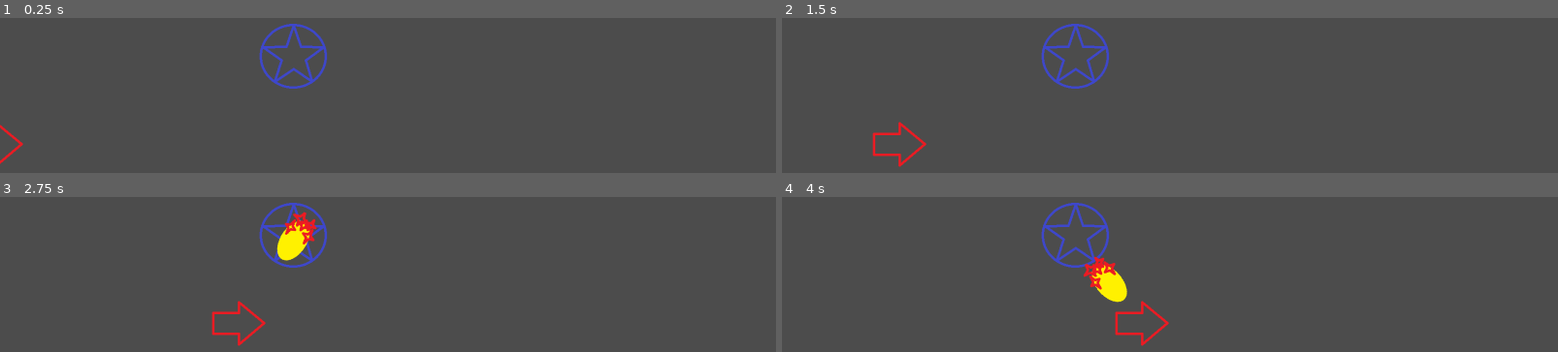
Above: before the commit, frames 1-4 (two rows, left to right).
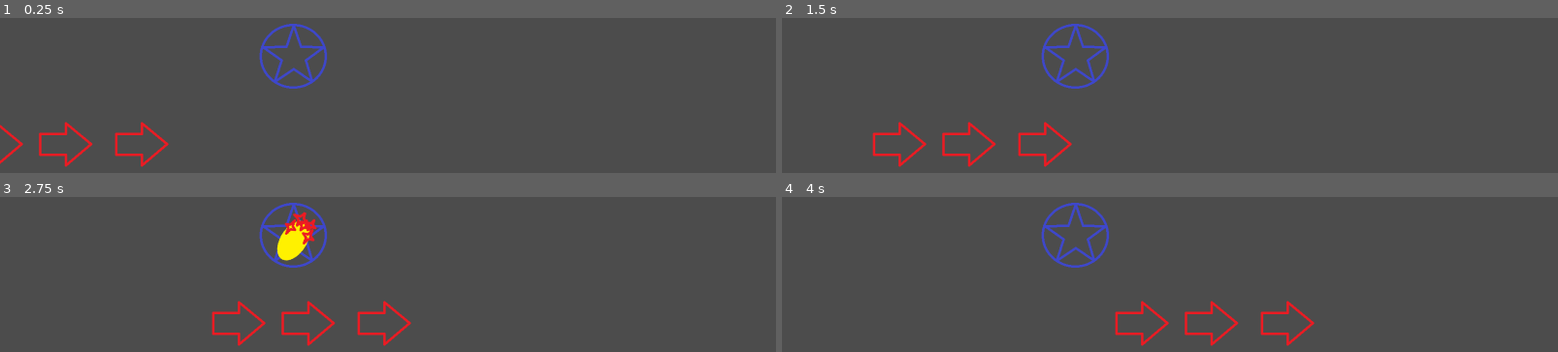
Above: after the commit, the same moments.

Repository: Bronsky91/WS2-Godot
Game: Godot game, scene res://scenes/Game.tscn
Two runs of this game, one before a commit and one after it. Both use one fixed random seed, a clock stepped at 60 frames per second and the inputs below.
Inputs:
- Up to frame 1 (0.25 s): no input
- Up to frame 2 (1.5 s): no input
- Up to frame 3 (2.75 s): no input
- Up to frame 4 (4 s): no input

The runs differ from the first frame. In frame 1, 0.8% of the frame differs, in the area x 5-22%, y 66-97%; in frame 2, 0.8%; in frame 3, 0.8%; in frame 4, 1.8%, in the area x 38-69%, y 38-97%.

Commit message:
Uses groups instead of an explicit name for multiple enemies

Diff:
--- a/scenes/Enemy.tscn
+++ b/scenes/Enemy.tscn
@@ -9,7 +9,7 @@
 radius = 42.9307
 height = 31.1203
 
-[node name="Enemy" type="Area2D"]
+[node name="Enemy" type="Area2D" index="0"]
 
 position = Vector2( 487.535, 255.956 )
 input_pickable = true
--- a/scenes/Game.tscn
+++ b/scenes/Game.tscn
@@ -4,7 +4,7 @@
 [ext_resource path="res://scenes/Enemy.tscn" type="PackedScene" id=2]
 [ext_resource path="res://scenes/Rune.tscn" type="PackedScene" id=3]
 
-[node name="Game" type="Node" index="0"]
+[node name="Game" type="Node"]
 
 script = ExtResource( 1 )
 _sections_unfolded = [ "Pause" ]
@@ -15,7 +15,19 @@
 rotation = -1.5708
 _sections_unfolded = [ "Material", "Transform", "Visibility", "Z Index" ]
 
-[node name="Rune" parent="." index="1" instance=ExtResource( 3 )]
+[node name="Enemy2" parent="." index="1" instance=ExtResource( 2 )]
+
+position = Vector2( 242.753, 514.937 )
+rotation = -1.5708
+_sections_unfolded = [ "Material", "Transform", "Visibility", "Z Index" ]
+
+[node name="Enemy3" parent="." index="2" instance=ExtResource( 2 )]
+
+position = Vector2( 85.9896, 514.937 )
+rotation = -1.5708
+_sections_unfolded = [ "Material", "Transform", "Visibility", "Z Index" ]
+
+[node name="Rune" parent="." index="3" instance=ExtResource( 3 )]
 
 position = Vector2( 605.752, 335.963 )
 _sections_unfolded = [ "Transform" ]
--- a/scripts/Fireball.gd
+++ b/scripts/Fireball.gd
@@ -23,7 +23,7 @@
 
 func _on_area_entered(collidee):
 	print('colliding with ' + collidee.name)
-	if collidee.name == "Enemy":
+	if collidee.is_in_group('enemy'):
 		rune.get_ref().rearm()
 		#rune.firing = false
 		collidee.take_damage(damage)
--- a/scripts/Rune.gd
+++ b/scripts/Rune.gd
@@ -4,7 +4,7 @@
 var target = null
 var firing = false
 var time = 0.0
-var fire_delta = 1.0/2.0
+var fire_delta = 1.0/3.0
 var fire_next = 0.0
 
 func _ready():
@@ -17,11 +17,11 @@
 		_shoot()
 
 func _on_area_entered(collidee):
-	if collidee.name == "Enemy":
+	if collidee.is_in_group('enemy'):
 		target = weakref(collidee)
 
 func _on_area_exited(collidee):
-	if collidee.name == "Enemy":
+	if collidee.is_in_group('enemy'):
 		target = null
 
 func rearm():
--- a/scripts/enemy.gd
+++ b/scripts/enemy.gd
@@ -4,9 +4,7 @@
 export var health = 325
 
 func _ready():
-	# Called when the node is added to the scene for the first time.
-	# Initialization here
-	pass
+	add_to_group("enemy")
 
 func _process(delta):
 	position.x += SPEED * delta
Not shown, changed: README.md
